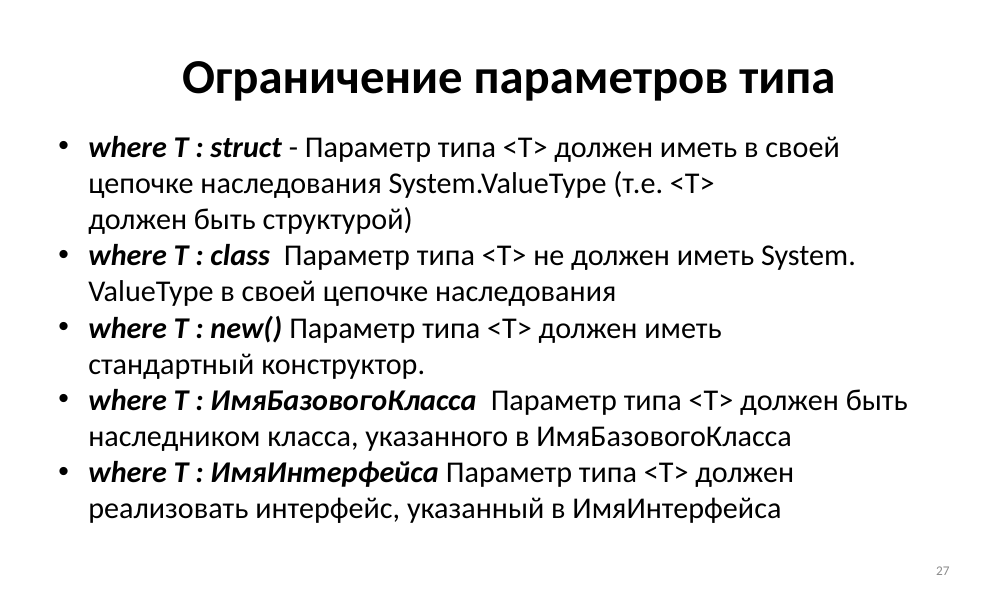
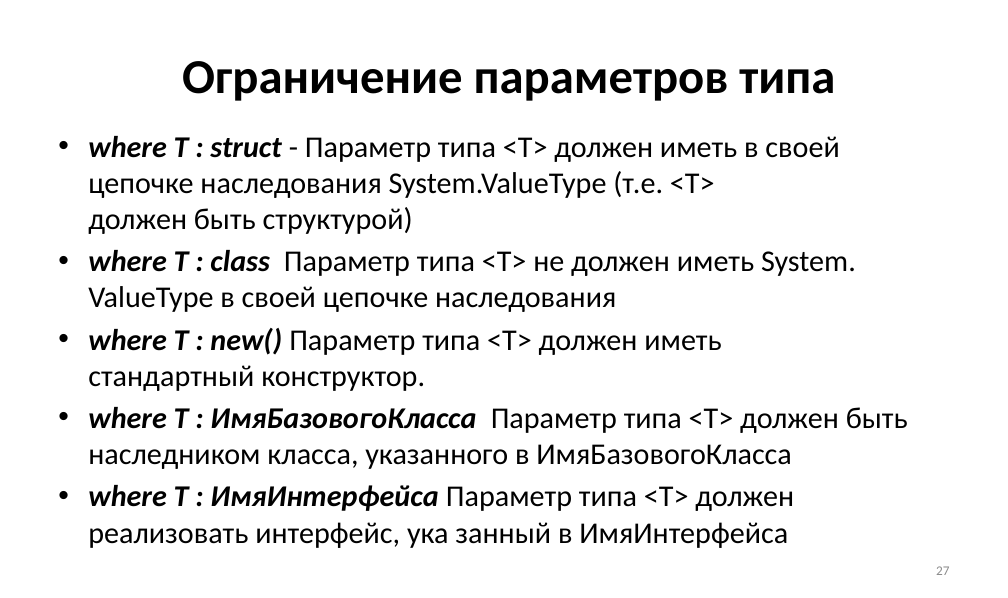
Before and after one commit to Mrztv/KRSU, a slide deck: slide 27 of 2026/ООП/Хмелева/Коллекции и обобщения.pptx. Drawn at 1008x598 pixels with LibreOffice and Linux fonts; fonts in the diff are those of the drawing. Boxes give left, top, right and bottom in pixels: in the first picture for what was removed or moved away, otherwise in the second. Text is boxed around its words. In the diff, an @@ line names an element or a change of style, - is before the commit and + after.

```diff
--- a/2026/ООП/Хмелева/Коллекции и обобщения.pptx
+++ b/2026/ООП/Хмелева/Коллекции и обобщения.pptx
@@ text at (88, 136, 908, 469): more space between paragraphs @@
@@ text at (88, 485, 794, 548): text changed @@
-• where T : ИмяИнтерфейса Параметр типа <T> должен реализовать интерфейс, указанный в ИмяИнтерфейса
+• where T : ИмяИнтерфейса Параметр типа <T> должен реализовать интерфейс, ука занный в ИмяИнтерфейса
```
Also in this commit, not shown: 42 other slides changed, 19 other files.
